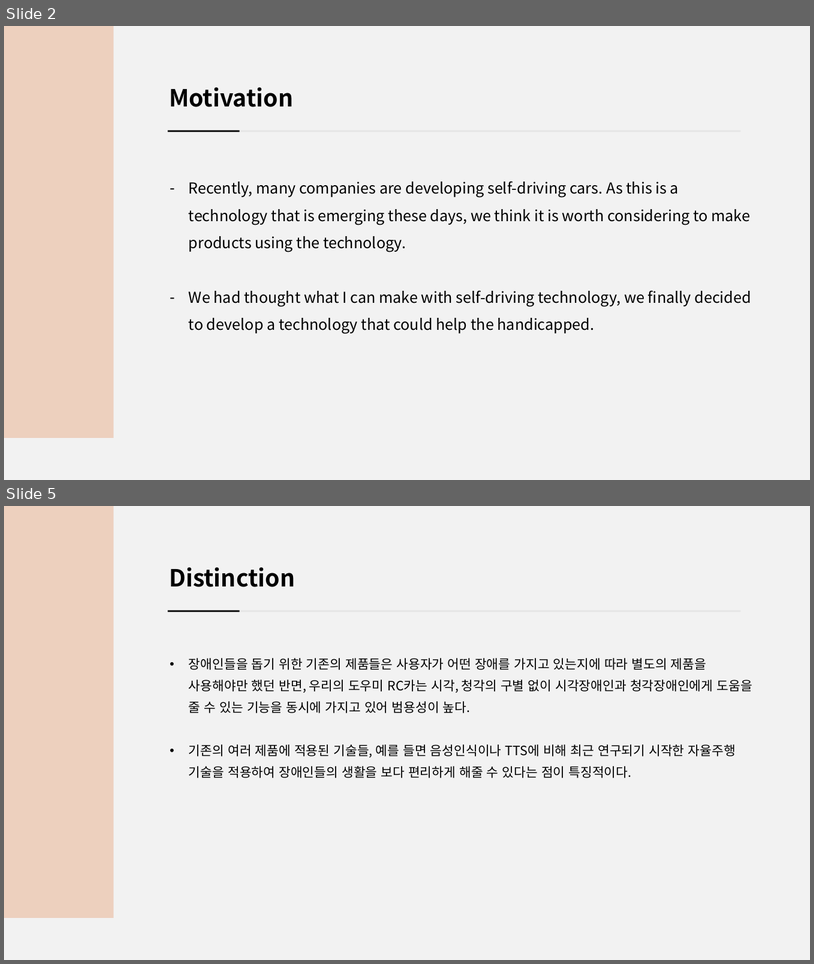
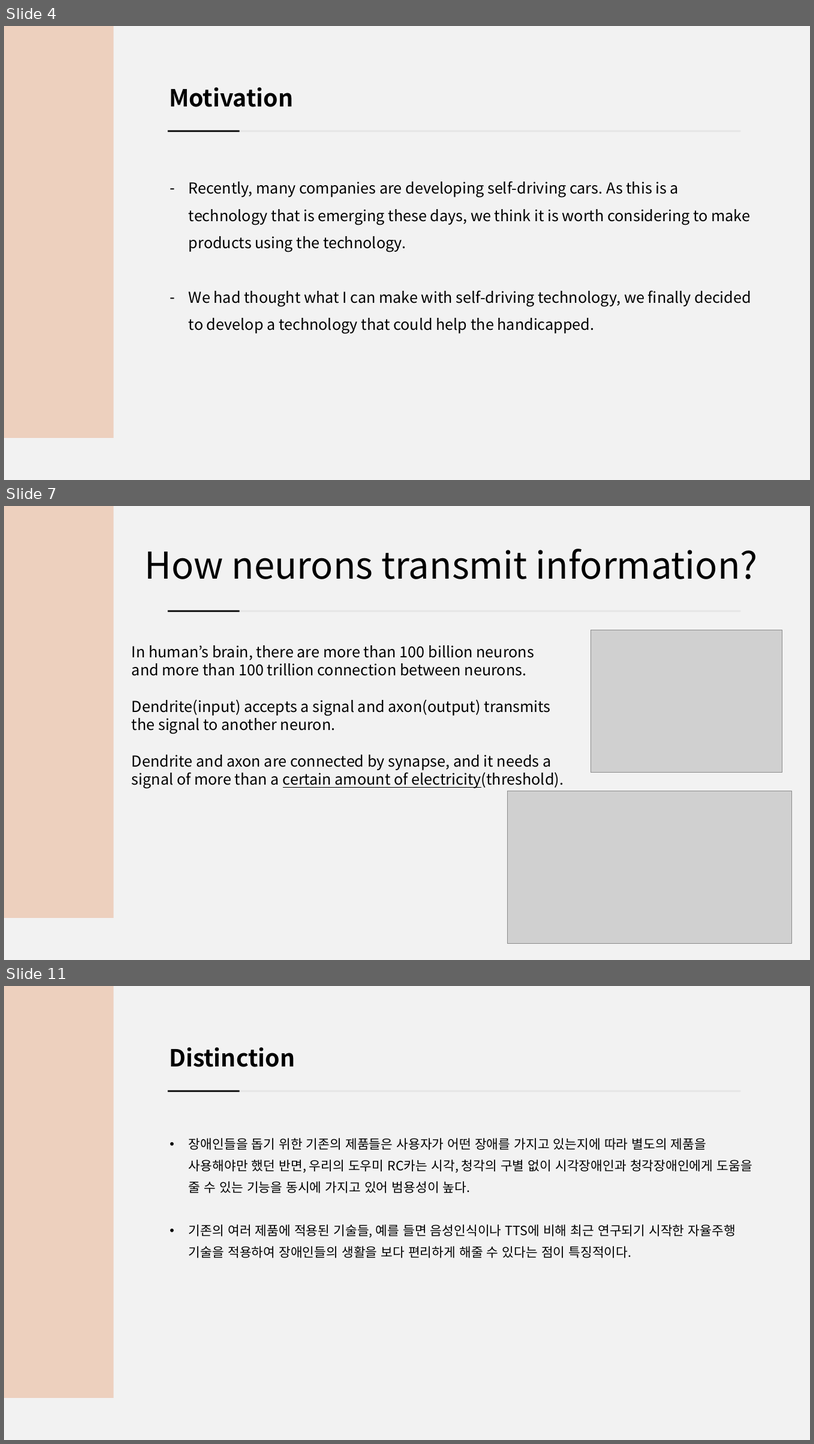
Before and after one commit to jsotouto/ICARUS, a slide deck: ICARUS 발표자료.pptx. Shown one above the other, each under a label of ours: slides 2 and 5 before the commit, slides 4, 7 and 11 after it; the slides between them are not shown. The pictures are 814x964 and 814x1444 pixels, drawn with LibreOffice and Linux fonts; fonts in the diff are those of the drawing; grey boxes stand for pictures. Boxes give left, top, right and bottom in pixels: in the first picture for what was removed or moved away, otherwise in the second. Text is boxed around its words. In the diff, an @@ line names an element or a change of style, - is before the commit and + after.

```diff
--- a/ICARUS 발표자료.pptx
+++ b/ICARUS 발표자료.pptx
@@ slide 7 added at <box>4,506,810,960</box>, background #F2F2F2 @@
@@ rectangle added at <box>4,506,113,918</box>, fill #EDD0BE @@
@@ title added at <box>144,549,758,579</box>, 44 pt, text #000000 @@
+How neurons transmit information?
@@ line added from (167, 611) to (741, 611), #E5E5E5 2 pt @@
@@ line added from (168, 611) to (240, 611), #000000 2 pt @@
@@ picture added at <box>591,630,783,772</box> @@
@@ text added at <box>132,645,564,788</box>, 18 pt, text #000000 @@
+In human’s brain, there are more than 100 billion neurons
+and more than 100 trillion connection between neurons.
+Dendrite(input) accepts a signal and axon(output) transmits
+the signal to another neuron.
+Dendrite and axon are connected by synapse, and it needs a signal of more than a certain amount of electricity(threshold).
@@ picture added at <box>508,791,792,943</box> @@
@@ what was slide 2 is now slide 4 @@
@@ what was slide 5 is now slide 11 @@
```
Also in this commit, not shown: 2 slides changed, 7 other slides added, 1 slide removed.
